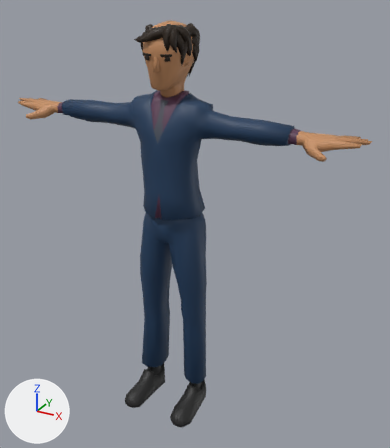
What one commit did to the glTF model js/models/avatars/club-crowd-vm4.glb.
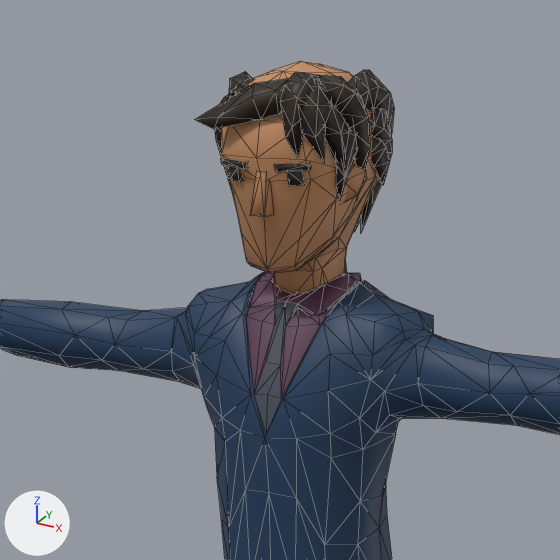
Old and new are each drawn whole from a 50 mm camera at (1.184, -2.0, 1.95) aimed at (0.099, -0.027, 0.964) and again close up on the part from 18% to 65% of the width and 0% to 41% of the height. The axes (+X, +Y, +Z) are drawn at lower left. The lights are the same throughout. The first two pictures are the older version. The close-ups show mesh edges as thin lines. Vertices at exactly the same position are counted once.

Objects in the first close-up: 'Suit_Body'.
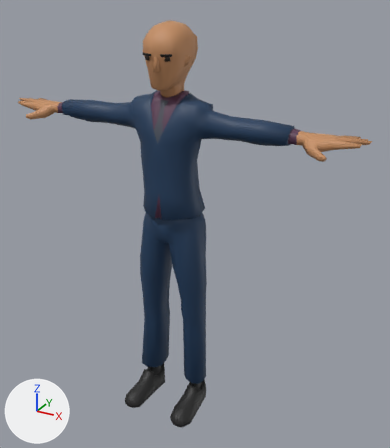
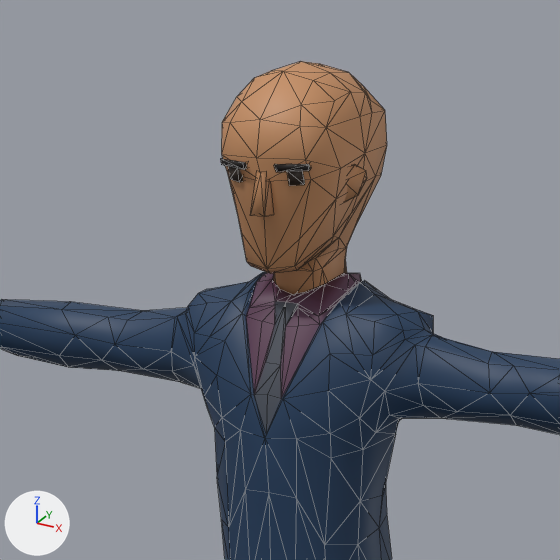
Location of each change, [x1, y1, x2, y2] in pixels of the close-ups (560 x 560 px):
part 1 of me_suit_body, deleted
    before: [195, 70, 394, 232]

Edits to the bpy script that builds the scene:
```text
Change me_suit_body:
    used by ob_suit_body; location = (0.0, 0.0, 0.0)
    remove me_suit_body.from_pydata(...)  # 1475 vertices, 2800 faces; spans x -0.84..0.84, y -0.29..0.07, z 0.0..1.83
    add me_suit_body.from_pydata(...)  # 1184 vertices, 2290 faces; spans x -0.84..0.84, y -0.29..0.07, z 0.0..1.83
    me_suit_body part 1: 12 loose pieces with 291 vertices, spanning x -0.11..0.11, y -0.17..0.07, z 1.6..1.82, are deleted
```
